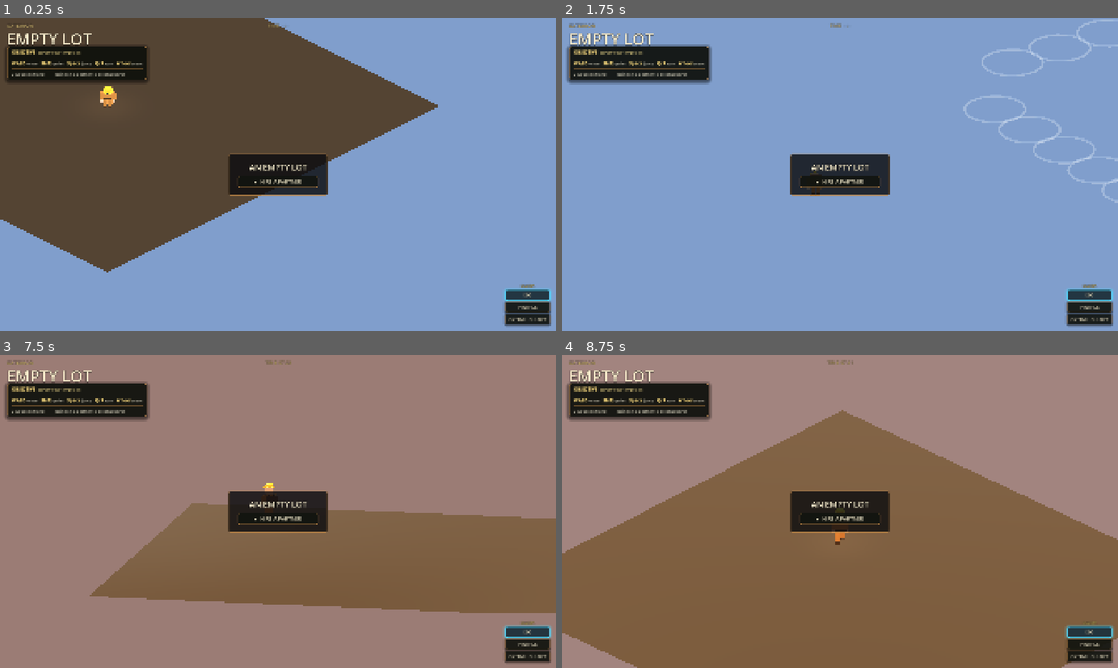
Above: before the commit, frames 1-4 (two rows, left to right).
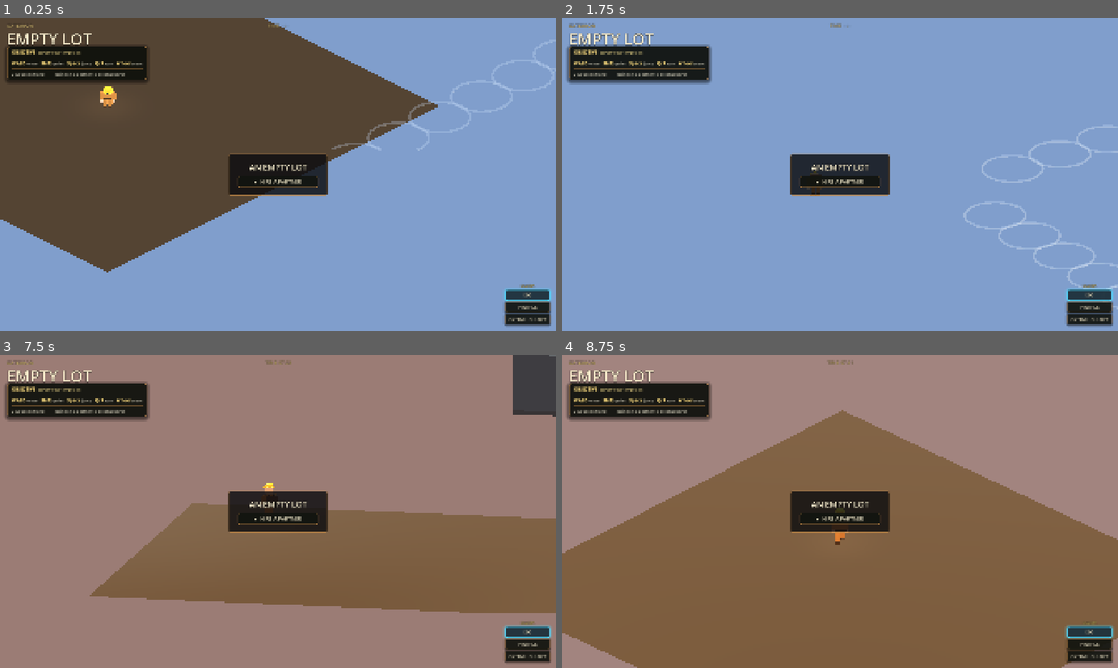
Above: after the commit, the same moments.

Repository: jaredclarkgay/space-tower-iso
Game: Godot game, scene res://scenes/tower/tower.tscn
The game is run twice, just before and just after one commit, with the same random seed, the same clock (stepped at 60 frames per second) and the same inputs.
Inputs (mouse positions are in pixels of both pictures, inside the frame that each line leads up to):
- Up to frame 1 (0.25 s): no input
- Up to frame 2 (1.75 s): tap Enter at 0.5 s; move the mouse to (962, 158) at 0.52 s; hold D (move_right) 0.53-1.25 s; tap B (build_floor) at 0.6 s; click (962, 158) at 0.67 s; tap Space (jump) at 0.77 s; drag from (728, 190) to (812, 237) at 1.27 s
- Up to frame 3 (7.5 s): move the mouse to (333, 442) at 2.02 s; hold D (move_right) 2.03-2.75 s; hold Q (camera_rotate_left) 2.03-2.75 s; drag from (250, 574) to (111, 464) at 2.77 s; tap [ (debug_start_clock) at 3.5, 6.5 s; move the mouse to (444, 558) at 3.52 s; hold A (move_left) 3.53-4.25 s; hold Mouse wheel up (camera_zoom_in) 3.53-4.25 s; tap Space (jump) at 3.77, 6.77 s; drag from (111, 464) to (194, 433) at 4.27 s; move the mouse to (305, 511) at 5.02 s; hold S (move_down) 5.03-5.75 s; hold E (interact) 5.03-5.75 s; click (305, 511) at 5.17 s; drag from (194, 433) to (166, 527) at 5.77 s; move the mouse to (400, 495) at 6.52 s; hold W (move_up) 6.53-7.25 s; hold Shift (sprint) 6.53-7.25 s; drag from (166, 527) to (250, 574) at 7.27 s
- Up to frame 4 (8.75 s): move the mouse to (895, 442) at 8.02 s; hold S (move_down) from 8.03 s (still down); tap 1 at 8.1 s

The runs differ from the first frame. In frame 1, 0.3% of the frame differs, in the area x 59-100%, y 7-43%; in frame 2, 1.4%; in frame 3, 1.5%, in the area x 92-100%, y 0-20%; in frame 4, nothing differs.

Commit message:
feat(construct): re-anchor tower so the Garden is the ground floor (GROUND_LEVEL)
Floor 1 (Garden) now sits at world y=0; Floor 0 (Utility) drops to y=-6,
below grade. World height for a floor is (level - GROUND_LEVEL) * story, so
the site ground and empty lot (both at y=0) line up with the Garden with no
offset — the basis for the door-continuity + builder's-eye construction work.

- Constants.GROUND_LEVEL := 1 (the floor at the y=0 ground datum).
- tower_controller floor offset uses (level - GROUND_LEVEL); _build_next_floor
  reuses _base_y_for_level instead of duplicating the formula.
- elevator _floor_y and vacuum_lift _surface_y/_floor_node_for_level subtract
  GROUND_LEVEL so the car + hops match the shifted floors.
- iso_player fall-backstop floor drops to one story below the basement.
- cityscape ground lowered one story to keep the look-out framing.

Verified (windowed harness): Garden y=0, basement y=-6, Roof y=30; vacuum
hops 1<->2, 1<->0 all land grounded at the expected heights; smoke clean.

Co-Authored-By: Claude Opus 4.8 (1M context) <noreply@anthropic.com>

Diff:
--- a/autoloads/constants.gd
+++ b/autoloads/constants.gd
@@ -33,6 +33,11 @@
 const FLOOR_3D_SLAB_THICKNESS := 0.2
 const FLOOR_3D_STORY_HEIGHT := 6.0    # tall floors — room for trees to grow their canopy up onto the floor above
 const FLOOR_3D_TOP_Y := FLOOR_3D_SLAB_THICKNESS  # player feet level
+# The floor that sits at WORLD y=0 (the exterior ground datum). The Garden
+# (level 1) is the ground floor; the Utility basement (level 0) drops below
+# grade. World height for a floor is (level - GROUND_LEVEL) * story, so the
+# site ground / empty lot (both at y=0) line up with the Garden with no offset.
+const GROUND_LEVEL := 1
 
 # --- Elevator core geometry ----------------------------------------------
 # Square footprint with the corners cut at 45° — chamfered into a regular
@@ -418,7 +423,7 @@
 const CITY_RING_INNER := 48.0          # m — nearest buildings start out here
 const CITY_RING_OUTER := 95.0          # m — furthest buildings
 const CITY_RING_COUNT := 64            # number of buildings in the ring
-const CITY_GROUND_Y := -2.0            # world y of the city ground plane
+const CITY_GROUND_Y := -8.0            # world y of the city ground plane (one story below the at-grade Garden, GROUND_LEVEL re-anchor)
 const CITY_HEIGHT_MIN := 6.0
 const CITY_HEIGHT_MAX := 30.0          # shorter than the tower, so you look DOWN onto them
 const CITY_RNG_SEED := 20260601        # fixed so the skyline layout is stable across runs
--- a/scenes/garden/iso_player.gd
+++ b/scenes/garden/iso_player.gd
@@ -719,7 +719,7 @@
 		_last_ground_pos = global_position
 	elif not transit:
 		var max_drop: float = float(_c.FALL_CATCH_MAX_FLOORS) * float(_c.FLOOR_3D_STORY_HEIGHT)
-		var bottom_y: float = -float(_c.FLOOR_3D_STORY_HEIGHT)   # one story below Floor 1
+		var bottom_y: float = -float(int(_c.GROUND_LEVEL) + 1) * float(_c.FLOOR_3D_STORY_HEIGHT)   # one story below the basement (level 0)
 		if global_position.y < _last_ground_pos.y - max_drop or global_position.y < bottom_y:
 			global_position = _last_ground_pos + Vector3(0.0, 0.05, 0.0)
 			velocity = Vector3.ZERO
--- a/scenes/shared/elevator_platform.gd
+++ b/scenes/shared/elevator_platform.gd
@@ -47,7 +47,7 @@
 	return float(_c.FLOOR_3D_STORY_HEIGHT)
 
 func _floor_y(level: int) -> float:
-	return float(level) * _story()
+	return float(level - int(_c.GROUND_LEVEL)) * _story()
 
 
 func _ready() -> void:
--- a/scenes/shared/vacuum_lift.gd
+++ b/scenes/shared/vacuum_lift.gd
@@ -54,7 +54,7 @@
 
 # Player-feet (slab-top) world Y for a floor level — matches the tower's spawn math.
 func _surface_y(level: int) -> float:
-	return float(level) * _story() + float(_c.FLOOR_3D_TOP_Y)
+	return float(level - int(_c.GROUND_LEVEL)) * _story() + float(_c.FLOOR_3D_TOP_Y)
 
 
 func _ready() -> void:
@@ -196,7 +196,7 @@
 	var floors: Node = get_node_or_null(NodePath("../Floors"))
 	if floors == null:
 		return null
-	var want_y: float = float(level) * _story()
+	var want_y: float = float(level - int(_c.GROUND_LEVEL)) * _story()
 	for child in floors.get_children():
 		if child is Node3D and absf((child as Node3D).position.y - want_y) < 0.5:
 			return child
--- a/scenes/tower/tower_controller.gd
+++ b/scenes/tower/tower_controller.gd
@@ -96,7 +96,7 @@
 		var node: Node3D = get_node_or_null(NodePath(f.node))
 		if node == null:
 			continue
-		var base_y: float = float(int(f.level)) * story
+		var base_y: float = float(int(f.level) - int(_c.GROUND_LEVEL)) * story
 		node.position.y = base_y          # geometry (built local) rides up with the node
 		# Regular floors build their slab as a StaticBody3D named "SlabBody"
 		# (FloorChrome.build_slab). We toggle its collision per current floor so
@@ -278,7 +278,7 @@
 			break
 	if node == null:
 		return
-	var base_y: float = float(lvl) * float(_c.FLOOR_3D_STORY_HEIGHT)
+	var base_y: float = _base_y_for_level(lvl)
 	node.position.y = base_y - float(_c.CONSTRUCT_RISE_DROP)
 	var tw := create_tween()
 	tw.tween_property(node, "position:y", base_y, float(_c.CONSTRUCT_RISE_DUR)) \
